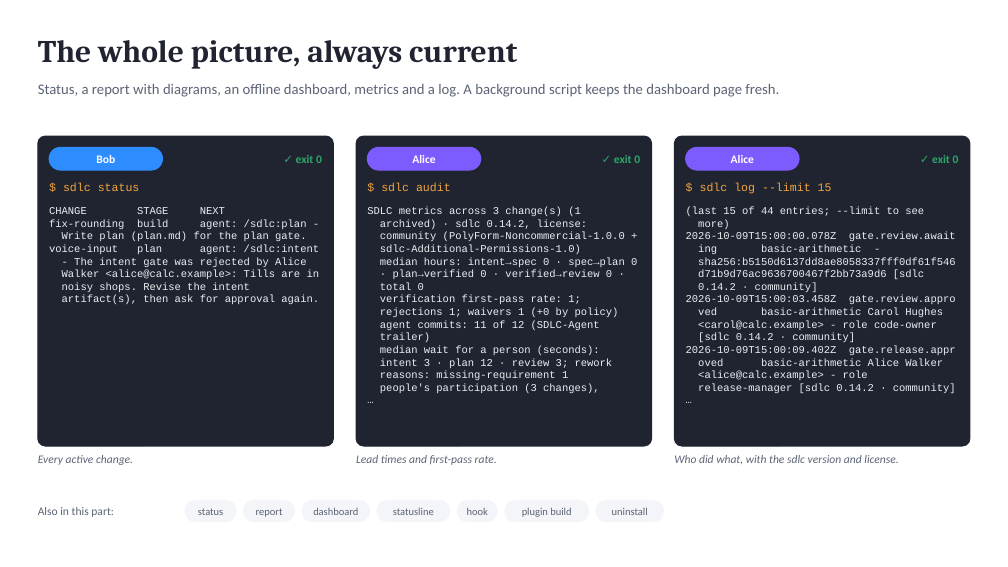
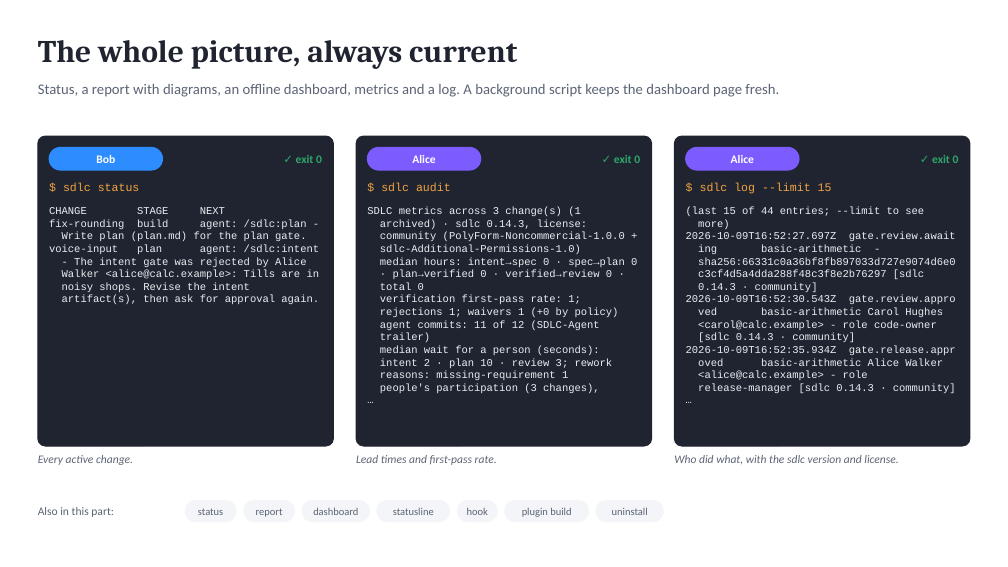
Before and after one commit to marin-ai-tech/sdlc, a slide deck: slide 18 of docs/demo/sdlc-calculator-demo.en.pptx. Drawn at 1008x567 pixels with LibreOffice and Linux fonts; fonts in the diff are those of the drawing. Boxes give left, top, right and bottom in pixels: in the first picture for what was removed or moved away, otherwise in the second. Text is boxed around its words. In the diff, an @@ line names an element or a change of style, - is before the commit and + after.

```diff
--- a/docs/demo/sdlc-calculator-demo.en.pptx
+++ b/docs/demo/sdlc-calculator-demo.en.pptx
@@ text at bbox=[686, 232, 956, 241]: text changed @@
-2026-10-09T15:00:00.078Z gate.review.await
+2026-10-09T16:52:27.697Z gate.review.await
@@ text at bbox=[686, 257, 956, 304]: text changed @@
-sha256:b5150d6137dd8ae8058337fff0df61f546
-d71b9d76ac9636700467f2bb73a9d6 [sdlc
-0.14.2 · community]
-2026-10-09T15:00:03.458Z gate.review.appro
+sha256:66331c0a36bf8fb897033d727e9074d6e0
+c3cf4d5a4dda288f48c3f8e2b76297 [sdlc
+0.14.3 · community]
+2026-10-09T16:52:30.543Z gate.review.appro
@@ text at bbox=[380, 358, 613, 368]: text changed @@
-intent 3 · plan 12 · review 3; rework
+intent 2 · plan 10 · review 3; rework
@@ text at bbox=[686, 333, 956, 355]: text changed @@
-[sdlc 0.14.2 · community]
-2026-10-09T15:00:09.402Z gate.release.appr
+[sdlc 0.14.3 · community]
+2026-10-09T16:52:35.934Z gate.release.appr
```
Also in this commit, not shown: 5 other slides changed, 35 other files.
